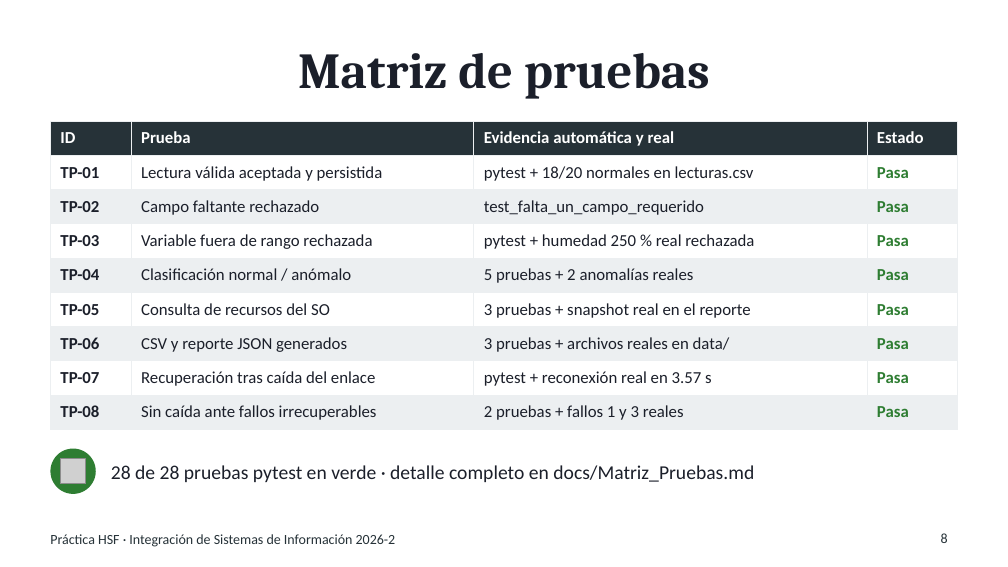
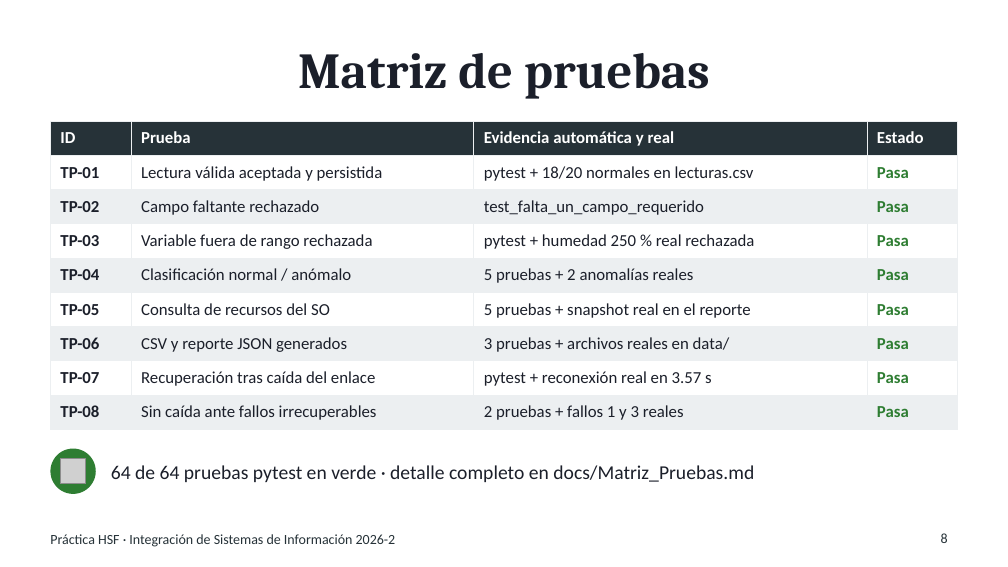
Before and after one commit to Facabore/practica-hsf-segundo-corte, a slide deck: slide 8 of docs/Diapositivas_Video_SegundoCorte.pptx. Drawn at 1008x567 pixels with LibreOffice and Linux fonts; fonts in the diff are those of the drawing; grey boxes stand for pictures. Boxes give left, top, right and bottom in pixels: in the first picture for what was removed or moved away, otherwise in the second. Text is boxed around its words. In the diff, an @@ line names an element or a change of style, - is before the commit and + after.

```diff
--- a/docs/Diapositivas_Video_SegundoCorte.pptx
+++ b/docs/Diapositivas_Video_SegundoCorte.pptx
@@ table at (50,121,958,424) @@
-row 6, column 3: 3 pruebas + snapshot real en el reporte
+row 6, column 3: 5 pruebas + snapshot real en el reporte
@@ text at (111,465,754,482): text changed @@
-28 de 28 pruebas pytest en verde · detalle completo en docs/Matriz_Pruebas.md
+64 de 64 pruebas pytest en verde · detalle completo en docs/Matriz_Pruebas.md
```
Also in this commit, not shown: 2 other slides changed.
